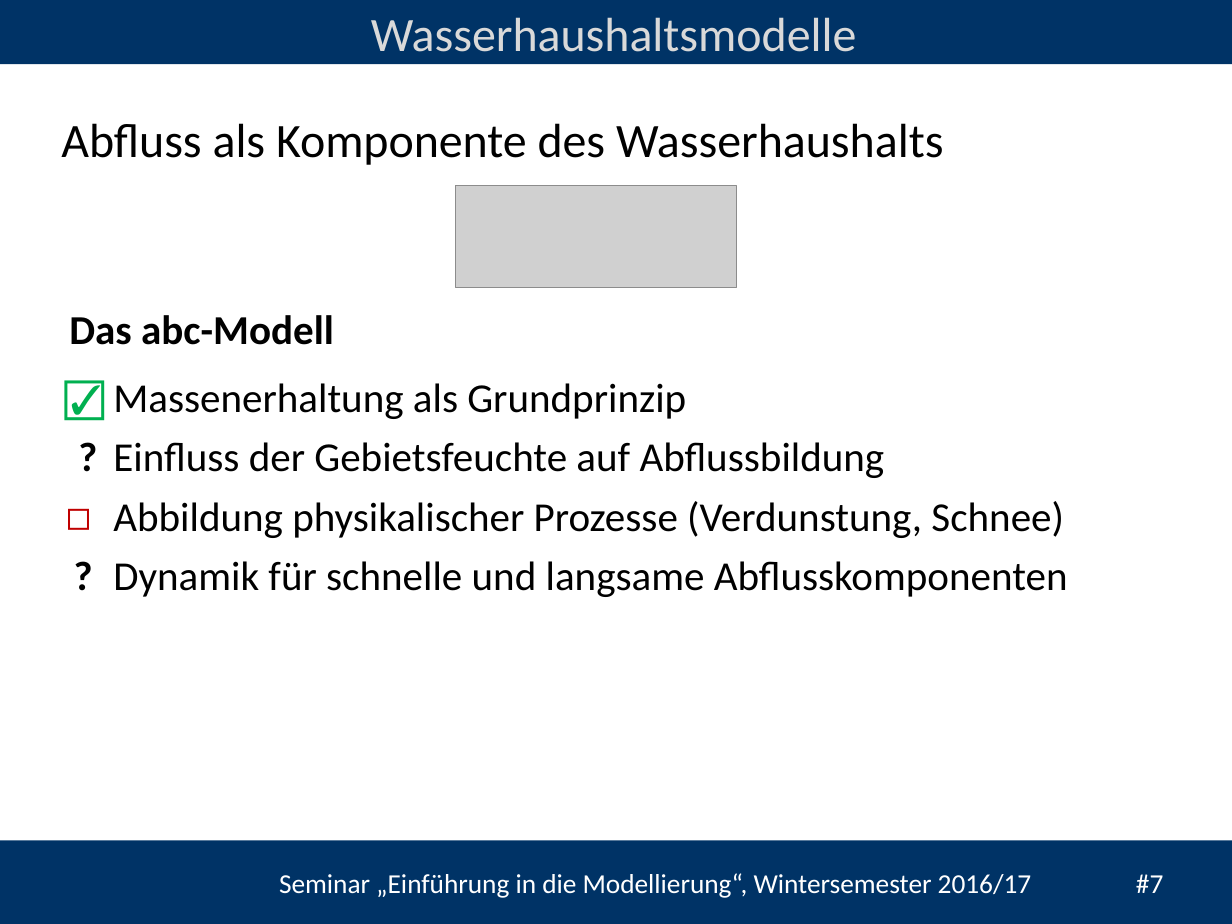
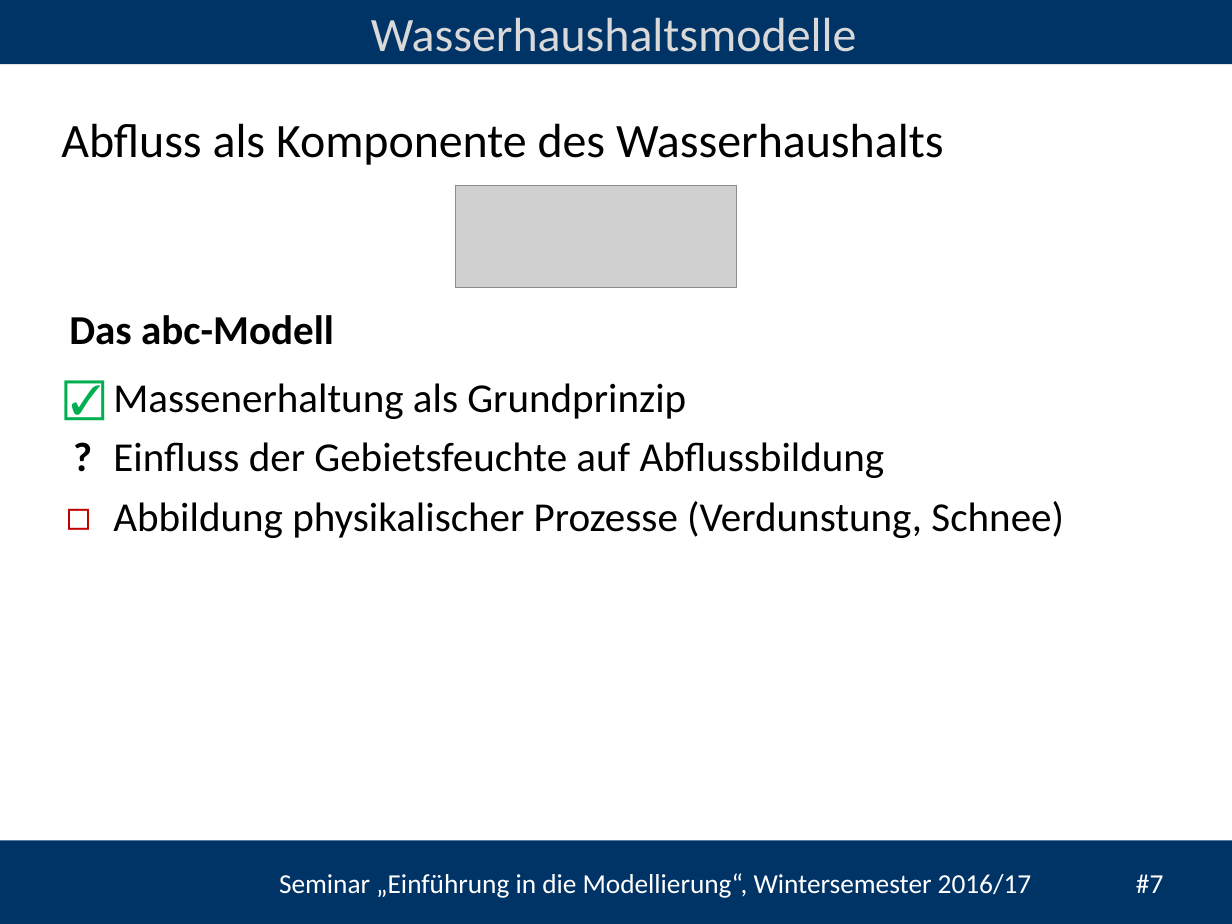
Before and after one commit to heistermann/Einf_Modellierung, a slide deck: slide 7 of Termin_3/folien/UebungModellierung#3.pptx. Drawn at 1232x924 pixels with LibreOffice and Linux fonts; fonts in the diff are those of the drawing; grey boxes stand for pictures; background and template pictures are left out. Boxes give left, top, right and bottom in pixels: in the first picture for what was removed or moved away, otherwise in the second. Text is boxed around its words. In the diff, an @@ line names an element or a change of style, - is before the commit and + after.

```diff
--- a/Termin_3/folien/UebungModellierung#3.pptx
+++ b/Termin_3/folien/UebungModellierung#3.pptx
@@ text at (64,365,102,547): paragraph removed @@
-?
@@ text "☑" at (64,365,102,547): alignment centre to left @@
@@ text at (113,561,1068,597): paragraph removed @@
-◻ Dynamik für schnelle und langsame Abflusskomponenten
```
Also in this commit, not shown: 1 other file.
